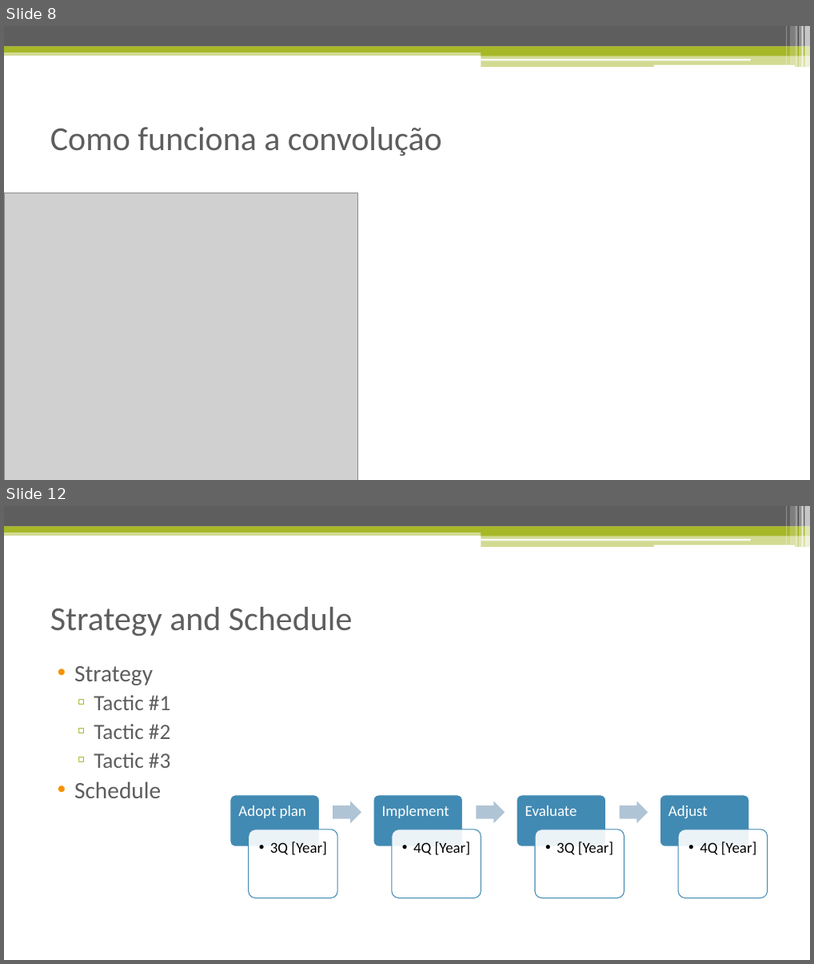
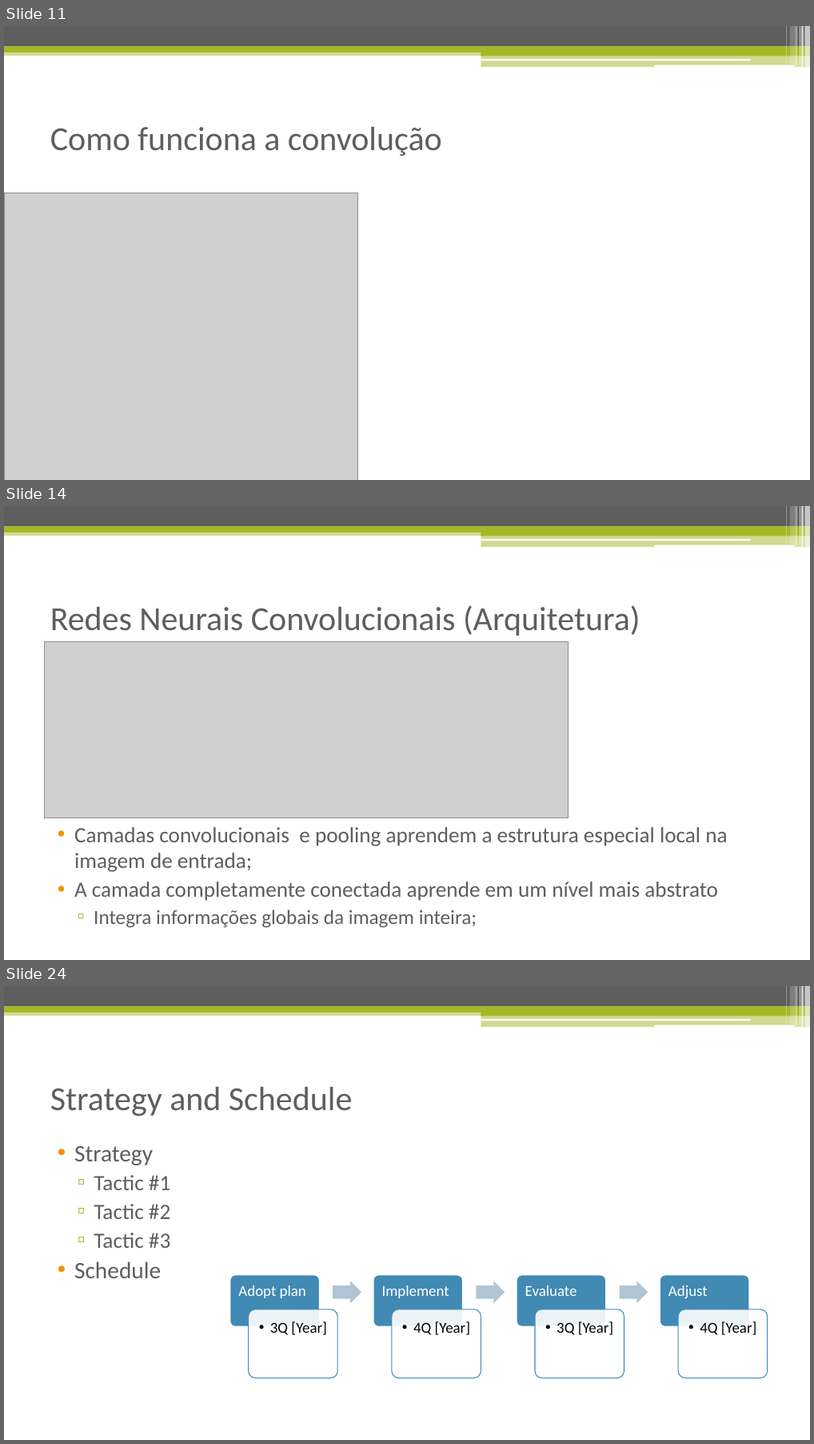
Before and after one commit to isacra/isacradoctoralstuffs, a slide deck: Apresentacoes/Redes Neurais Convolucionais.pptx. Shown one above the other, each under a label of ours: slides 8 and 12 before the commit, slides 11, 14 and 24 after it; the slides between them are not shown. The pictures are 814x964 and 814x1444 pixels, drawn with LibreOffice and Linux fonts; fonts in the diff are those of the drawing; grey boxes stand for pictures. Boxes give left, top, right and bottom in pixels: in the first picture for what was removed or moved away, otherwise in the second. Text is boxed around its words. In the diff, an @@ line names an element or a change of style, - is before the commit and + after.

```diff
--- a/Apresentacoes/Redes Neurais Convolucionais.pptx
+++ b/Apresentacoes/Redes Neurais Convolucionais.pptx
@@ slide 14 added at (x1=4, y1=506, x2=810, y2=960), background #FFFFFF; not listed: 13 template elements that a slide beside it also shows @@
@@ title added at (x1=50, y1=605, x2=641, y2=636), 40 pt, text #5E5E5E @@
+Redes Neurais Convolucionais (Arquitetura)
@@ picture added at (x1=45, y1=642, x2=569, y2=817) @@
@@ text added at (x1=74, y1=827, x2=727, y2=928), 25.9 pt, text #5E5E5E @@
+• Camadas convolucionais e pooling aprendem a estrutura especial local na imagem de entrada;
+• A camada completamente conectada aprende em um nível mais abstrato
+  ▫ Integra informações globais da imagem inteira;
@@ what was slide 8 is now slide 11 @@
@@ what was slide 12 is now slide 24 @@
```
Also in this commit, not shown: 1 slide changed, 15 other slides added, 8 slides removed.
